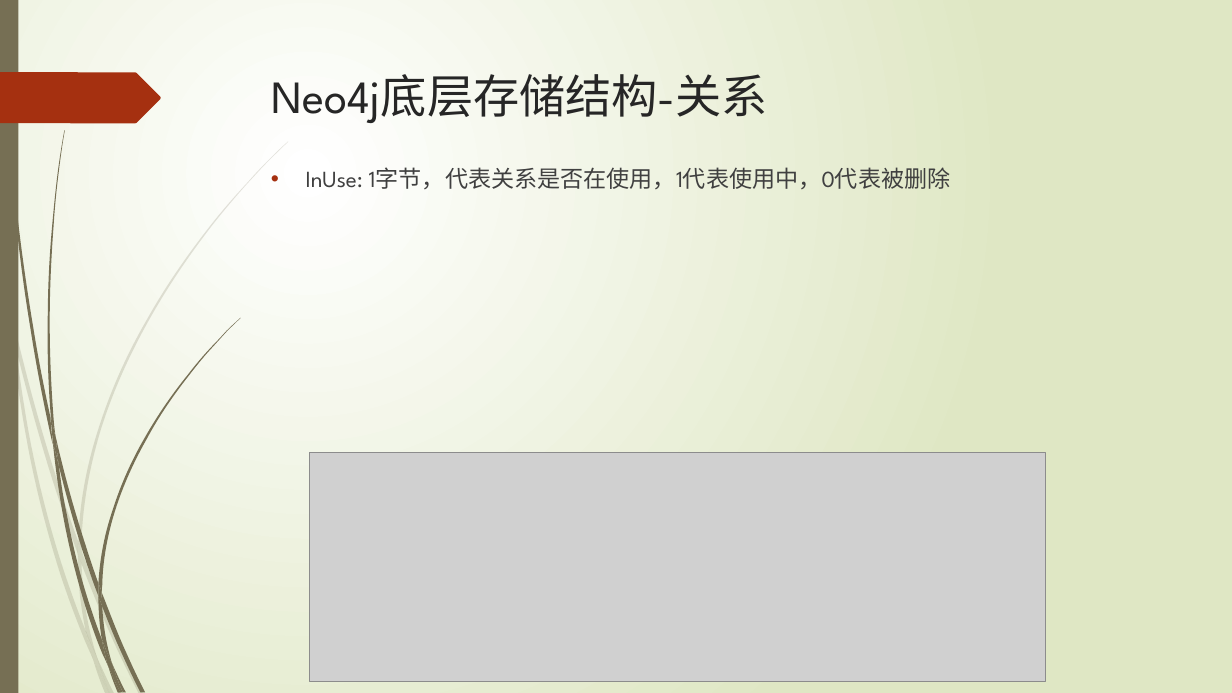
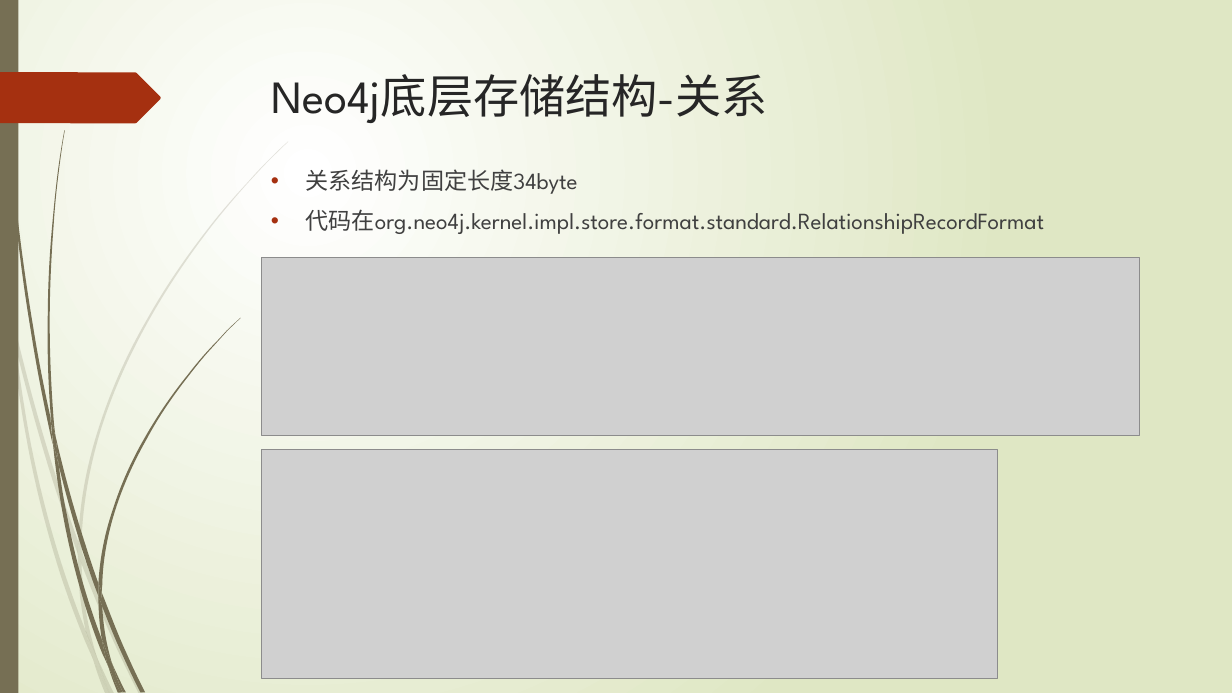
Before and after one commit to xljnc/thor, a slide deck: slide 21 of doc/Neo4j简介.pptx. Drawn at 1232x693 pixels with LibreOffice and Linux fonts; fonts in the diff are those of the drawing; grey boxes stand for pictures. Boxes give left, top, right and bottom in pixels: in the first picture for what was removed or moved away, otherwise in the second. Text is boxed around its words. In the diff, an @@ line names an element or a change of style, - is before the commit and + after.

```diff
--- a/doc/Neo4j简介.pptx
+++ b/doc/Neo4j简介.pptx
@@ text at [306,169,1045,234]: text changed @@
-• InUse: 1字节，代表关系是否在使用，1代表使用中，0代表被删除
+• 关系结构为固定长度34byte
+• 代码在org.neo4j.kernel.impl.store.format.standard.RelationshipRecordFormat
@@ picture added at [262,257,1140,435] @@
@@ picture: place and size @@
-picture at [310,453,1045,681]
+picture at [262,450,997,678]
```
Also in this commit, not shown: 3 other slides changed, 3 slides added.
